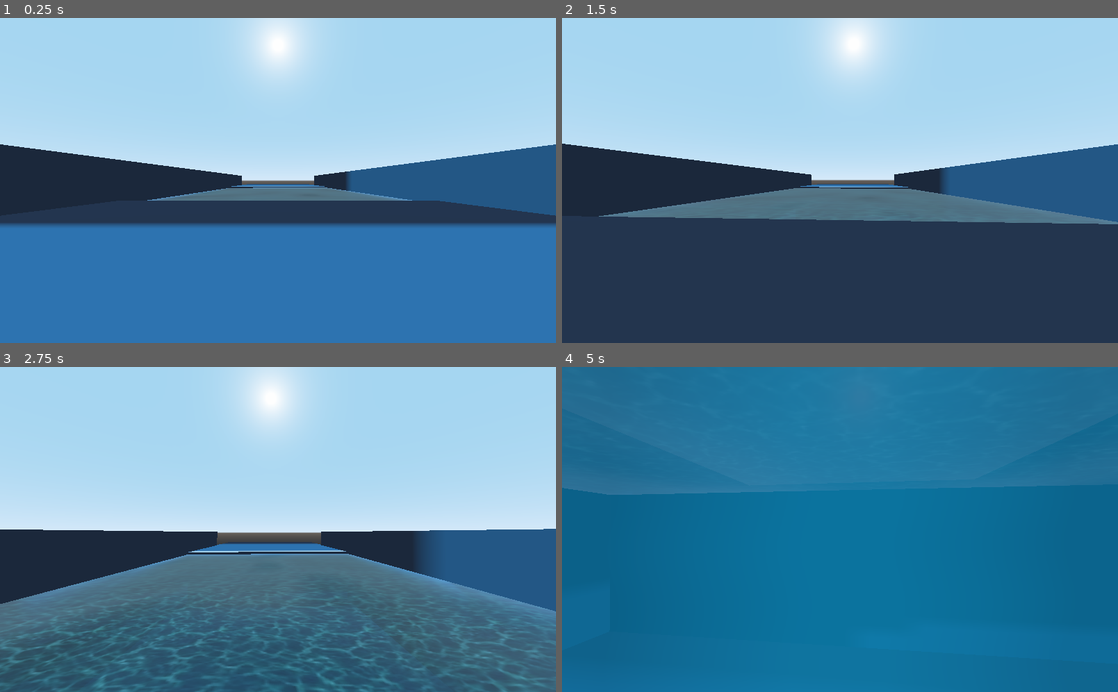
Above: before the commit, frames 1-4 (two rows, left to right).
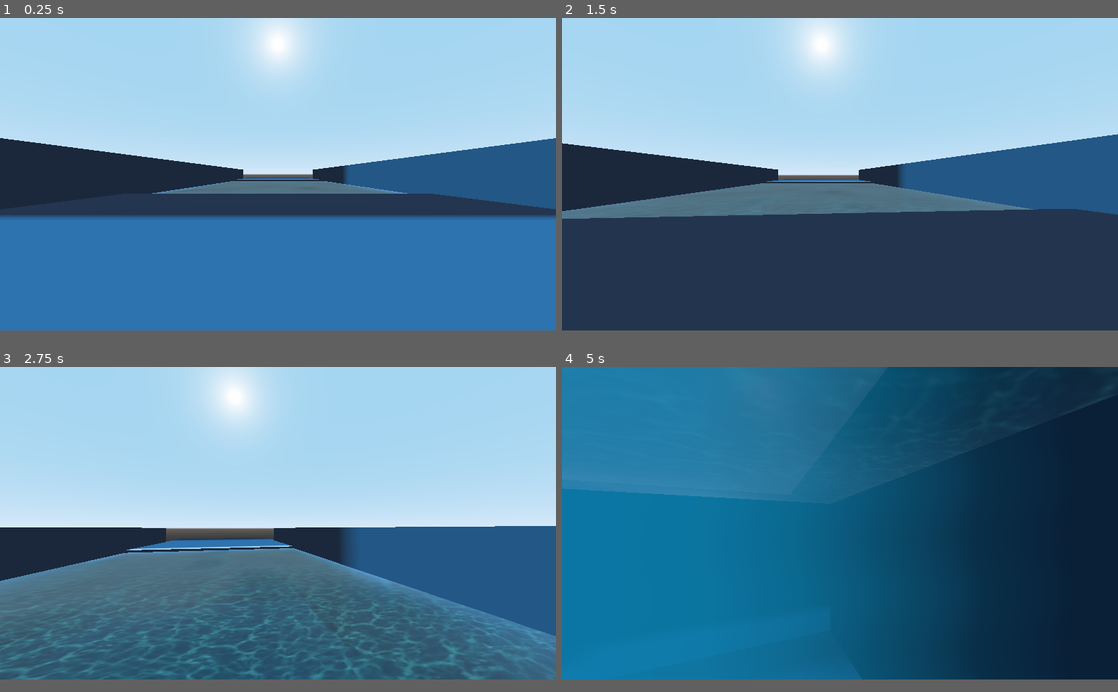
Above: after the commit, the same moments.

Repository: tehdi/demersal
Game: Godot game, scene res://Levels/testScene.tscn
The game is run twice, just before and just after one commit, with the same random seed, the same clock (stepped at 60 frames per second) and the same inputs. The engine's default icon, where the game draws it, is replaced by a stand-in: a white triangle on a blue panel in a dark square.
Inputs (mouse positions are in pixels of both pictures, inside the frame that each line leads up to):
- Up to frame 1 (0.25 s): no input
- Up to frame 2 (1.5 s): tap Enter at 0.5 s; move the mouse to (867, 180) at 0.52 s; hold W (move_forward) from 0.53 s (still down); tap Tab (tab, bound only after the commit) at 0.6 s; tap Space (move_jump) at 0.77, 0.8, 1.07, 1.35 s; move the mouse to (812, 180) at 1.27 s
- Up to frame 3 (2.75 s): keep holding W (move_forward); tap Space (move_jump) at 1.52, 1.82, 2.3 s; tap Tab (tab, bound only after the commit) at 1.55, 2.1 s; move the mouse to (289, 523) at 2.02 s
- Up to frame 4 (5 s): keep holding W (move_forward); move the mouse to (834, 536) at 2.77 s; tap Tab (tab, bound only after the commit) at 2.85, 4.35 s; tap Space (move_jump) at 3.02, 3.32, 3.6, 3.77, 4.07, 4.52, 4.82 s; move the mouse to (878, 532) at 3.52 s; tap Escape at 4.15 s; move the mouse to (795, 526) at 4.27 s
In our replay, the window is 800x468 before the commit and 800x450 after it. These sizes can differ from the game's own. Grey fills any space a smaller window leaves; there, only what the larger window draws over its background counts as a difference.

The runs differ from the first frame. In frame 1, 7.7% of the frame differs, in the area x 0-100%, y 36-65%; in frame 2, 8.1%; in frame 3, 16%; in frame 4, 58%, in the area x 0-100%, y 0-97%.

Commit message:
minor project adjustments

Diff:
--- a/Player/Player.gd
+++ b/Player/Player.gd
@@ -22,6 +22,8 @@
 var coyoteMax = 18
 var jumping = false
 
+var tabbed = false
+
 var lookedAt = false
 var lookPos2D = 0
 var lookAt = false
@@ -68,13 +70,19 @@
 	elif state == states.INVENTORY:
 		state = states.MOVING
 
+
+
 # Called every frame. 'delta' is the elapsed time since the previous frame
 func _process(_delta: float) -> void:
+	if Input.is_action_just_pressed("tab"):
+		tabbed = !tabbed
+		if tabbed:
+			Input.set_mouse_mode(Input.MOUSE_MODE_VISIBLE)
+		else:
+			Input.set_mouse_mode(Input.MOUSE_MODE_CAPTURED)
+
 	move_axis.x = Input.get_action_strength("move_forward") - Input.get_action_strength("move_backward")
 	move_axis.y = Input.get_action_strength("move_right") - Input.get_action_strength("move_left")
-
-	if Input.is_action_just_pressed("move_jump"):
-		_is_jumping_input = true
 
 #	if Input.is_action_pressed("move_sprint"):
 #		_is_sprinting_input = true
@@ -107,6 +115,10 @@
 	if event is InputEventMouseMotion:
 		mouse_axis = event.relative
 		camera_rotation()
+	if event is InputEventMouseButton:
+		Input.set_mouse_mode(Input.MOUSE_MODE_CAPTURED)
+	if event is InputEventKey and event.pressed and event.scancode == KEY_ESCAPE:
+		Input.set_mouse_mode(Input.MOUSE_MODE_VISIBLE)
 
 func water(delta: float) -> void:
 	direction_input_water()
@@ -117,6 +129,8 @@
 
 func walk(delta: float) -> void:
 	direction_input()
+	if Input.is_action_just_pressed("move_jump"):
+		_is_jumping_input = true
 	if is_on_floor():
 		jumping = false
 		coyoteTime = 0
@@ -171,12 +185,17 @@
 		temp_rot.x = clamp(temp_rot.x, -90, 90)
 		head.rotation_degrees = temp_rot
 
-
 func direction_input_water() -> void:
 	direction = Vector3()
 	var aim: Basis = head.global_transform.basis
 	if move_axis.x >= 0.5:
 		direction = -aim.z
+	if move_axis.x <= -0.5:
+		direction = aim.z
+	if move_axis.y <= 0.5:
+		direction -= aim.x
+	if move_axis.y >= -0.5:
+		direction += aim.x
 	direction = direction.normalized()
 
 func direction_input() -> void:
--- a/project.godot
+++ b/project.godot
@@ -16,7 +16,10 @@
 
 [display]
 
-window/size/fullscreen=true
+window/size/width=1920
+window/size/height=1080
+window/size/test_width=1280
+window/size/test_height=720
 
 [gui]
 
@@ -49,6 +52,11 @@
 "events": [ Object(InputEventKey,"resource_local_to_scene":false,"resource_name":"","device":0,"alt":false,"shift":false,"control":false,"meta":false,"command":false,"pressed":false,"scancode":0,"physical_scancode":32,"unicode":0,"echo":false,"script":null)
  ]
 }
+tab={
+"deadzone": 0.5,
+"events": [ Object(InputEventKey,"resource_local_to_scene":false,"resource_name":"","device":0,"alt":false,"shift":false,"control":false,"meta":false,"command":false,"pressed":false,"scancode":0,"physical_scancode":16777218,"unicode":0,"echo":false,"script":null)
+ ]
+}
 
 [physics]
 
